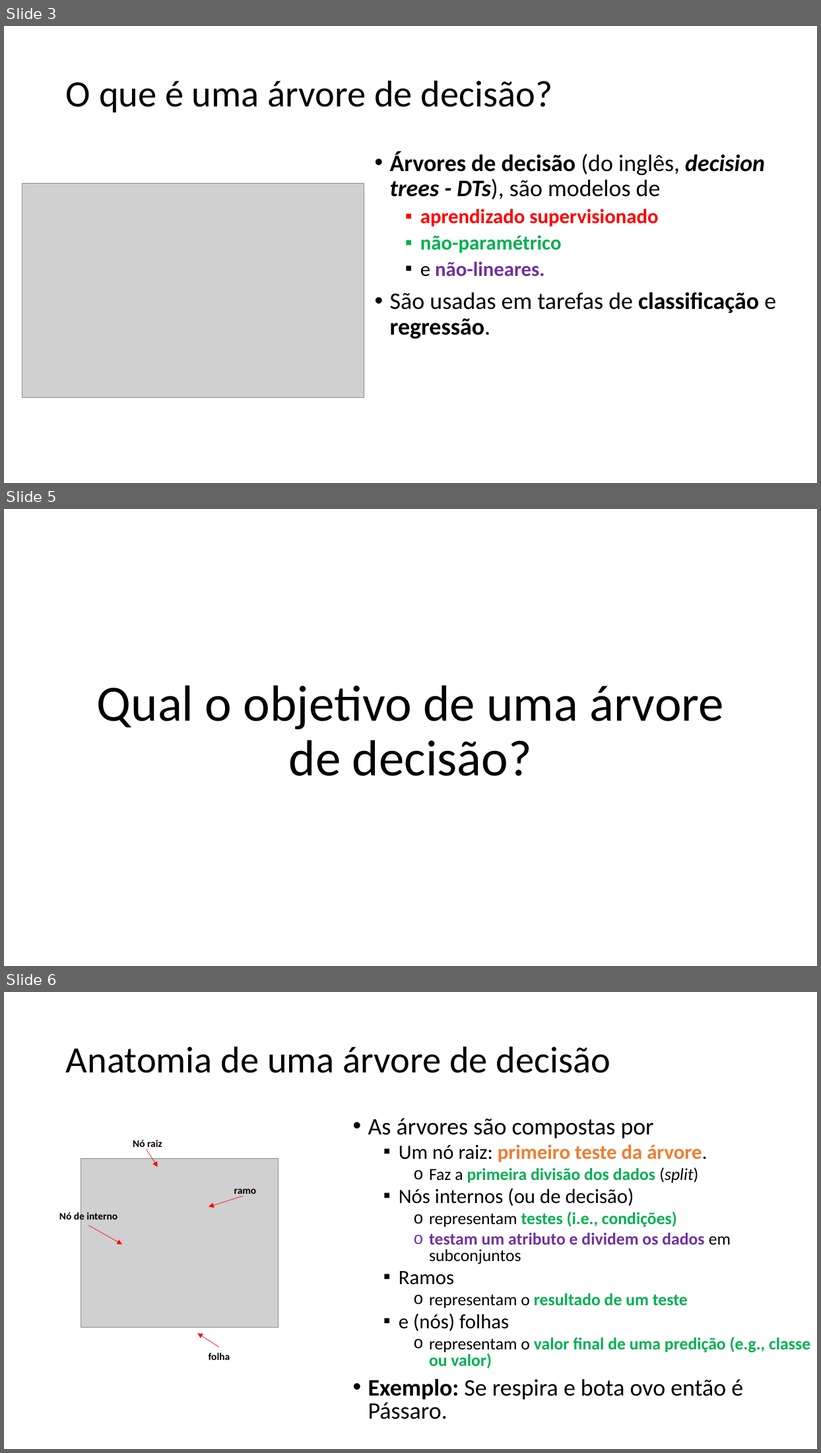
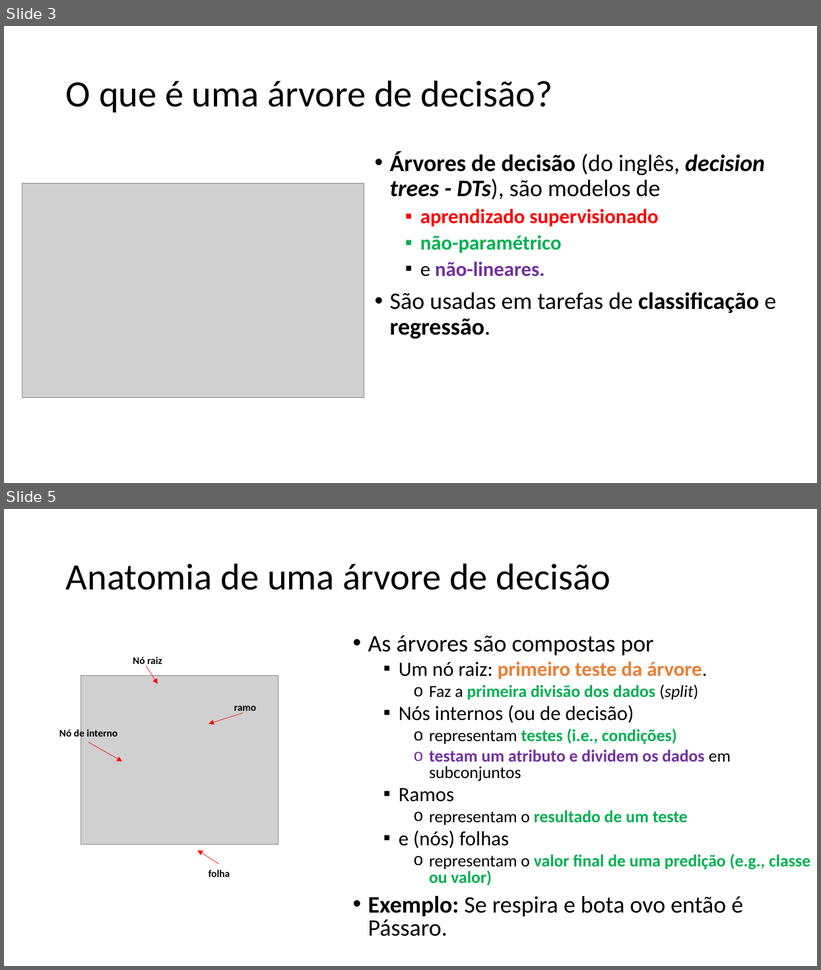
Before and after one commit to zz4fap/c24_inteligencia_artificial, a slide deck: slides/C24_Árvores_de_decisão.pptx. Shown one above the other, each under a label of ours: slides 3, 5 and 6 before the commit, slides 3 and 5 after it; the slides between them are not shown. The pictures are 821x1453 and 821x970 pixels, drawn with LibreOffice and Linux fonts; fonts in the diff are those of the drawing; grey boxes stand for pictures. Boxes give left, top, right and bottom in pixels: in the first picture for what was removed or moved away, otherwise in the second. Text is boxed around its words. In the diff, an @@ line names an element or a change of style, - is before the commit and + after.

```diff
--- a/slides/C24_Árvores_de_decisão.pptx
+++ b/slides/C24_Árvores_de_decisão.pptx
@@ slide 5 removed at <box>4,509,817,966</box>, background #FFFFFF @@
@@ text removed at <box>97,685,724,776</box> @@
-Qual o objetivo de uma árvore de decisão?
@@ what was slide 6 is now slide 5 @@
```
Also in this commit, not shown: 1 slide changed.
